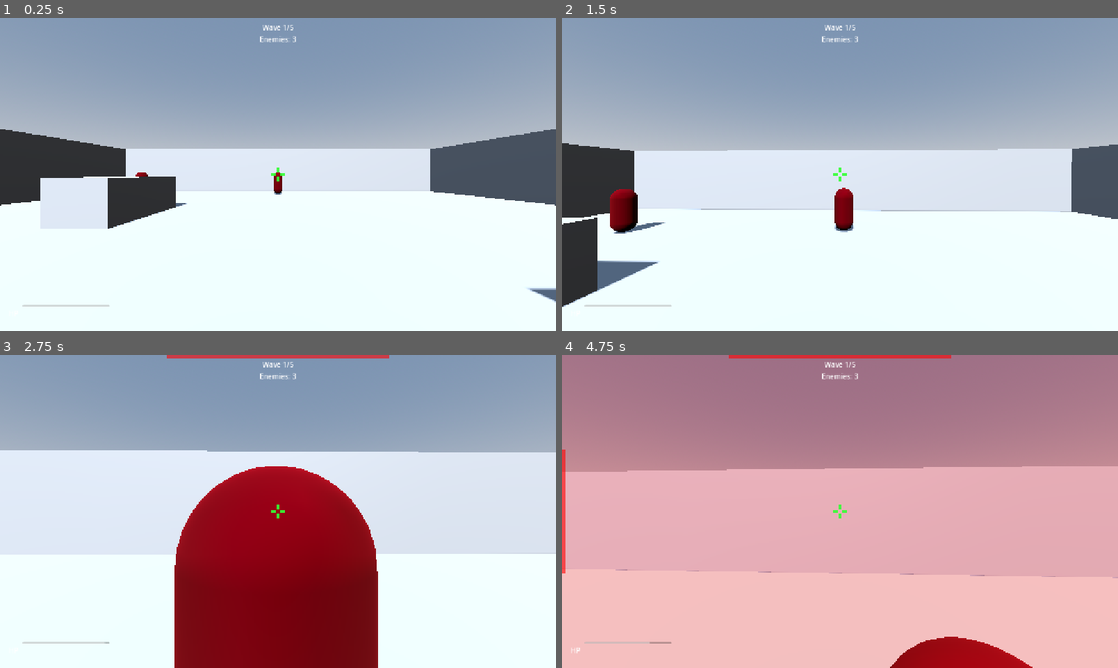
Above: before the commit, frames 1-4 (two rows, left to right).
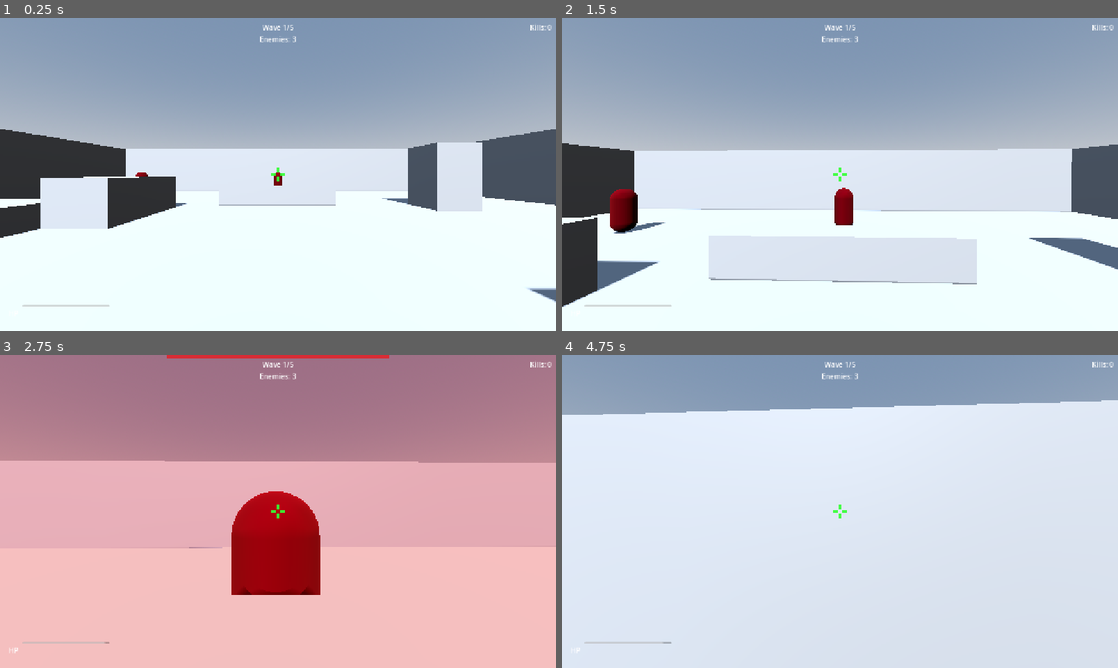
Above: after the commit, the same moments.

Repository: yarlson/hollows
Game: Godot game, scene res://scenes/levels/arena.tscn
Two runs of this game, one before a commit and one after it. Both use one fixed random seed, a clock stepped at 60 frames per second and the inputs below.
Inputs (mouse positions are in pixels of both pictures, inside the frame that each line leads up to):
- Up to frame 1 (0.25 s): no input
- Up to frame 2 (1.5 s): tap Enter at 0.5 s; move the mouse to (867, 174) at 0.52 s; press the mouse at (867, 174) at 0.53 s; hold W (move_forward) from 0.53 s (still down); tap Space (jump) at 0.77 s; move the mouse to (812, 174) at 1.27 s; release the mouse at (812, 174) at 1.28 s; click (812, 174) at 1.35 s
- Up to frame 3 (2.75 s): keep holding W (move_forward); tap Space (jump) at 1.52 s; move the mouse to (289, 505) at 2.02 s; press the mouse at (289, 505) at 2.03 s
- Up to frame 4 (4.75 s): keep holding W (move_forward); move the mouse to (834, 517) at 2.77 s; release the mouse at (834, 517) at 2.78 s; click (834, 517) at 2.85 s; tap Space (jump) at 3.02, 3.77, 4.52 s; move the mouse to (878, 514) at 3.52 s; press the mouse at (878, 514) at 3.53 s; move the mouse to (795, 508) at 4.27 s; release the mouse at (795, 508) at 4.28 s; click (795, 508) at 4.35 s

The runs differ from the first frame. In frame 1, 4.0% of the frame differs, in the area x 0-100%, y 2-71%; in frame 2, 7.7%; in frame 3, 96%; in frame 4, 100%, in the area x 0-100%, y 0-100%.

Commit message:
Add kill counter and end-game statistics summary to track player performance across kills, waves, and time, providing clear feedback on game completion state and preventing duplicate end states

Diff:
--- a/scenes/levels/arena.gd
+++ b/scenes/levels/arena.gd
@@ -6,6 +6,8 @@
 
 var _current_wave: int = 0
 var _enemies_alive: int = 0
+var _kills: int = 0
+var _elapsed_time: float = 0.0
 var _game_over: bool = false
 var _spawn_positions: Array[Vector3] = []
 
@@ -26,6 +28,11 @@
 	_player.add_to_group(&"player")
 	_wave_timer.timeout.connect(_on_wave_timer_timeout)
 	_start_wave()
+
+
+func _process(delta: float) -> void:
+	if not _game_over:
+		_elapsed_time += delta
 
 
 func _start_wave() -> void:
@@ -49,13 +56,16 @@
 
 func _on_enemy_died() -> void:
 	_enemies_alive -= 1
+	_kills += 1
+	_hud.update_kills(_kills)
 	_hud.update_enemy_count(_enemies_alive)
 	if _enemies_alive <= 0 and not _game_over:
 		if _current_wave >= WAVE_COUNTS.size():
+			_game_over = true
 			_player.set_process_unhandled_input(false)
 			_player.set_physics_process(false)
 			Input.mouse_mode = Input.MOUSE_MODE_VISIBLE
-			_hud.show_victory()
+			_hud.show_victory(_kills, _elapsed_time)
 		else:
 			_wave_timer.start(WAVE_DELAY)
 
@@ -63,7 +73,7 @@
 func _on_player_died() -> void:
 	_game_over = true
 	_wave_timer.stop()
-	_hud.show_game_over()
+	_hud.show_game_over(_kills, _current_wave, WAVE_COUNTS.size())
 
 
 func _on_wave_timer_timeout() -> void:
--- a/scenes/levels/arena.tscn
+++ b/scenes/levels/arena.tscn
@@ -82,6 +82,34 @@
 collision_mask = 0
 size = Vector3(4, 1.5, 2)
 
+[node name="Obstacle4" type="CSGBox3D" parent="."]
+transform = Transform3D(1, 0, 0, 0, 1, 0, 0, 0, 1, 8, 1.5, -5)
+use_collision = true
+collision_layer = 1
+collision_mask = 0
+size = Vector3(2, 3, 2)
+
+[node name="Obstacle5" type="CSGBox3D" parent="."]
+transform = Transform3D(1, 0, 0, 0, 1, 0, 0, 0, 1, -9, 0.75, 7)
+use_collision = true
+collision_layer = 1
+collision_mask = 0
+size = Vector3(1.5, 1.5, 5)
+
+[node name="Obstacle6" type="CSGBox3D" parent="."]
+transform = Transform3D(1, 0, 0, 0, 1, 0, 0, 0, 1, 0, 0.5, -6)
+use_collision = true
+collision_layer = 1
+collision_mask = 0
+size = Vector3(6, 1, 1)
+
+[node name="Platform" type="CSGBox3D" parent="."]
+transform = Transform3D(1, 0, 0, 0, 1, 0, 0, 0, 1, -9, 0.375, 0)
+use_collision = true
+collision_layer = 1
+collision_mask = 0
+size = Vector3(4, 0.75, 4)
+
 [node name="Player" parent="." instance=ExtResource("1_player")]
 transform = Transform3D(1, 0, 0, 0, 1, 0, 0, 0, 1, 0, 0, 5)
 
--- a/scenes/ui/hud.gd
+++ b/scenes/ui/hud.gd
@@ -17,6 +17,9 @@
 @onready var _victory_restart: Button = $VictoryPanel/VBox/RestartButton
 @onready var _wave_label: Label = $WaveInfo/WaveLabel
 @onready var _enemy_count_label: Label = $WaveInfo/EnemyCountLabel
+@onready var _kills_label: Label = $KillsLabel
+@onready var _game_over_summary: Label = $GameOverPanel/VBox/SummaryLabel
+@onready var _victory_summary: Label = $VictoryPanel/VBox/SummaryLabel
 @onready var _damage_top: ColorRect = $DamageIndicators/Top
 @onready var _damage_bottom: ColorRect = $DamageIndicators/Bottom
 @onready var _damage_left: ColorRect = $DamageIndicators/Left
@@ -43,11 +46,19 @@
 	_enemy_count_label.text = "Enemies: %d" % count
 
 
-func show_game_over() -> void:
+func update_kills(kills: int) -> void:
+	_kills_label.text = "Kills: %d" % kills
+
+
+func show_game_over(kills: int, wave: int, total_waves: int) -> void:
+	_game_over_summary.text = "Kills: %d  |  Wave %d/%d" % [kills, wave, total_waves]
 	_game_over_panel.visible = true
 
 
-func show_victory() -> void:
+func show_victory(kills: int, time_seconds: float) -> void:
+	var mins := int(time_seconds) / 60
+	var secs := int(time_seconds) % 60
+	_victory_summary.text = "Kills: %d  |  Time: %d:%02d" % [kills, mins, secs]
 	_victory_panel.visible = true
 
 
--- a/scenes/ui/hud.tscn
+++ b/scenes/ui/hud.tscn
@@ -72,6 +72,19 @@
 value = 100.0
 show_percentage = false
 
+[node name="KillsLabel" type="Label" parent="."]
+anchors_preset = 1
+anchor_left = 1.0
+anchor_right = 1.0
+offset_left = -120.0
+offset_top = 10.0
+offset_right = -10.0
+offset_bottom = 30.0
+grow_horizontal = 0
+mouse_filter = 2
+text = "Kills: 0"
+horizontal_alignment = 2
+
 [node name="WaveInfo" type="VBoxContainer" parent="."]
 anchors_preset = 5
 anchor_left = 0.5
@@ -116,6 +129,10 @@
 text = "GAME OVER"
 horizontal_alignment = 1
 
+[node name="SummaryLabel" type="Label" parent="GameOverPanel/VBox"]
+layout_mode = 2
+horizontal_alignment = 1
+
 [node name="RestartButton" type="Button" parent="GameOverPanel/VBox"]
 layout_mode = 2
 text = "Restart"
@@ -143,6 +160,10 @@
 text = "VICTORY!"
 horizontal_alignment = 1
 
+[node name="SummaryLabel" type="Label" parent="VictoryPanel/VBox"]
+layout_mode = 2
+horizontal_alignment = 1
+
 [node name="RestartButton" type="Button" parent="VictoryPanel/VBox"]
 layout_mode = 2
 text = "Play Again"
Not shown, changed: docs/context/practices.md
Not shown, changed: docs/context/summary.md
